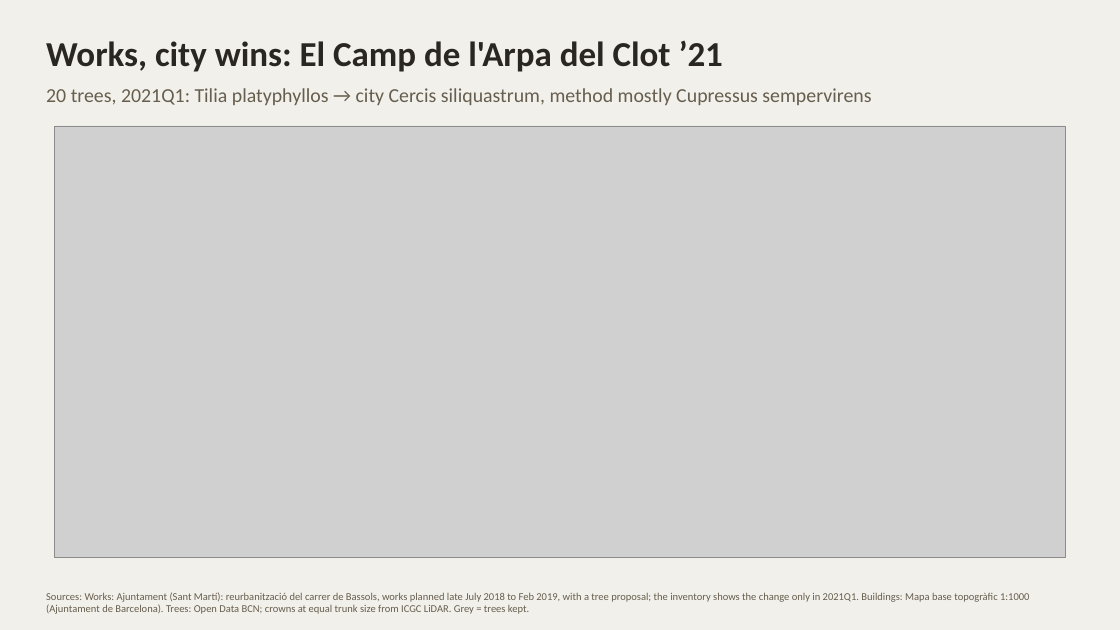
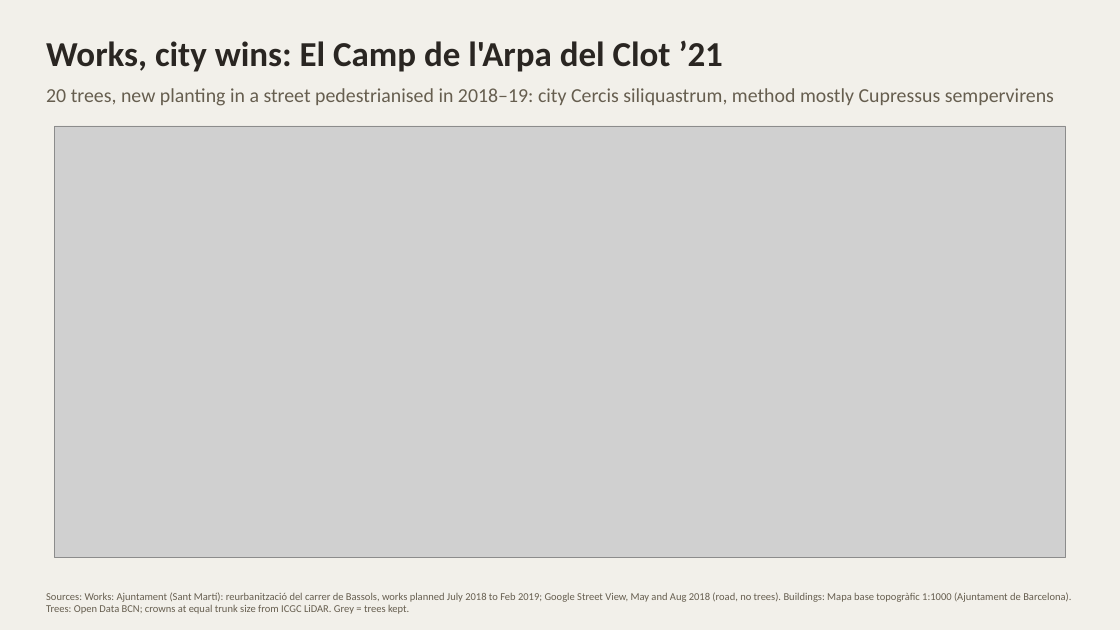
Before and after one commit to giofox96/shade-and-sponge, a slide deck: slide 8 of slides/backtest_works.pptx. Drawn at 1120x630 pixels with LibreOffice and Linux fonts; fonts in the diff are those of the drawing; grey boxes stand for pictures. Boxes give left, top, right and bottom in pixels: in the first picture for what was removed or moved away, otherwise in the second. Text is boxed around its words. In the diff, an @@ line names an element or a change of style, - is before the commit and + after.

```diff
--- a/slides/backtest_works.pptx
+++ b/slides/backtest_works.pptx
@@ text at (46, 88, 1054, 106): text changed @@
-20 trees, 2021Q1: Tilia platyphyllos → city Cercis siliquastrum, method mostly Cupressus sempervirens
+20 trees, new planting in a street pedestrianised in 2018–19: city Cercis siliquastrum, method mostly Cupressus sempervirens
@@ text at (46, 592, 1071, 614): text changed @@
-Sources: Works: Ajuntament (Sant Martí): reurbanització del carrer de Bassols, works planned late July 2018 to Feb 2019, with a tree proposal; the inventory shows the change only in 2021Q1. Buildings: Mapa base topogràfic 1:1000 (Ajuntament de Barcelona). Trees: Open Data BCN; crowns at equal trunk size from ICGC LiDAR. Grey = trees kept.
+Sources: Works: Ajuntament (Sant Martí): reurbanització del carrer de Bassols, works planned July 2018 to Feb 2019; Google Street View, May and Aug 2018 (road, no trees). Buildings: Mapa base topogràfic 1:1000 (Ajuntament de Barcelona). Trees: Open Data BCN; crowns at equal trunk size from ICGC LiDAR. Grey = trees kept.
```
Also in this commit, not shown: 3 other files.
